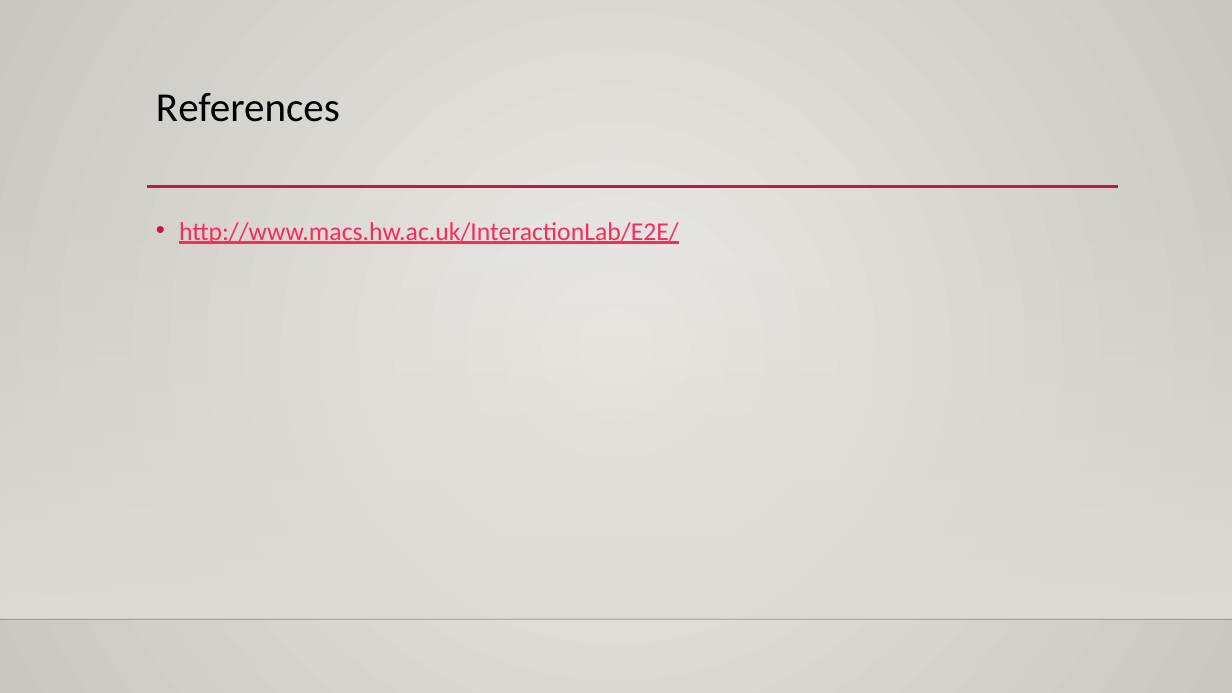
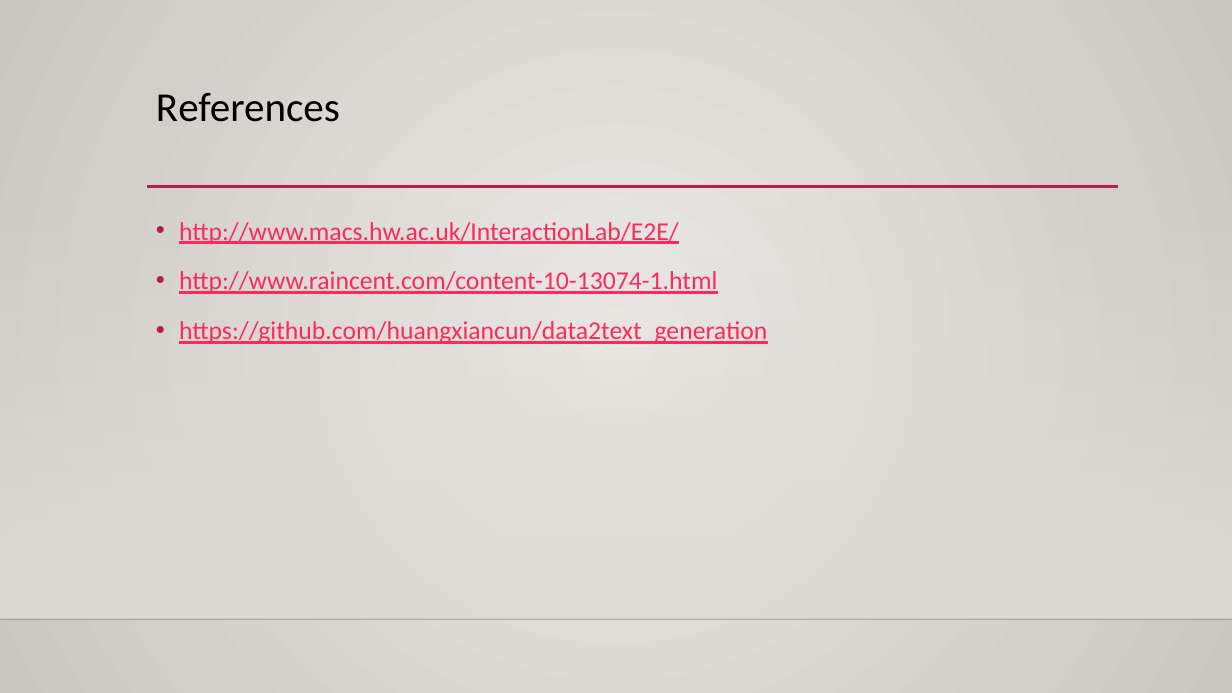
Before and after one commit to huangxiancun/data2text_generation, a slide deck: slide 13 of data_to_text_generation/data_to_text_generation_research_by_huang.pptx. Drawn at 1232x693 pixels with LibreOffice and Linux fonts; fonts in the diff are those of the drawing; background and template pictures are left out. Boxes give left, top, right and bottom in pixels: in the first picture for what was removed or moved away, otherwise in the second. Text is boxed around its words. In the diff, an @@ line names an element or a change of style, - is before the commit and + after.

Commit message:
modified ppt

```diff
--- a/data_to_text_generation/data_to_text_generation_research_by_huang.pptx
+++ b/data_to_text_generation/data_to_text_generation_research_by_huang.pptx
@@ text at [179,271,767,344]: paragraphs added @@
+• http://www.raincent.com/content-10-13074-1.html
+• https://github.com/huangxiancun/data2text_generation
```
